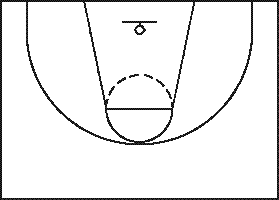
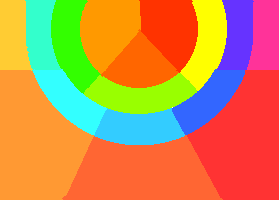
Revision of a layered w=279, h=200 image; what changed, layer by layer:
added layer "ShootingAreas" above "ShootingBoxes" over [0, 0, 279, 200]
renamed "court-coordinates.gif" to "ShootingBoxes", hid it, painted on it over [0, 0, 279, 200]
